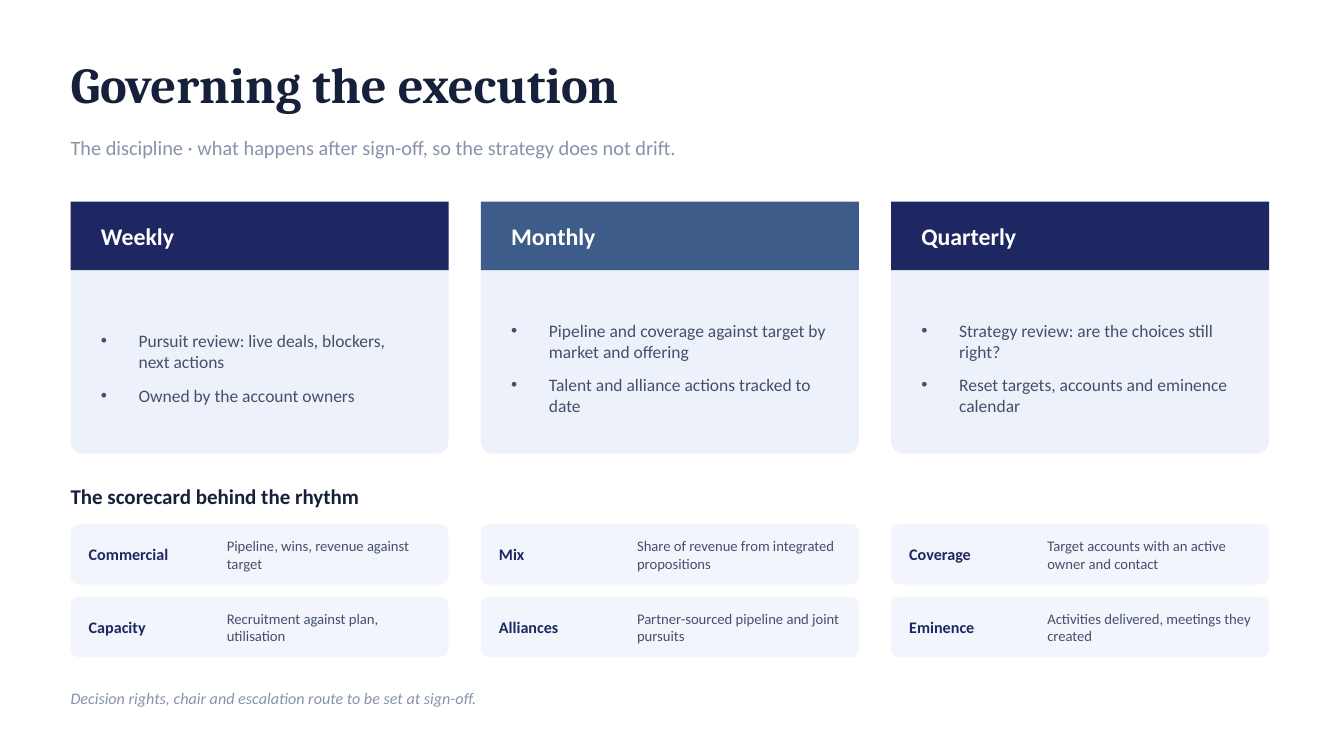
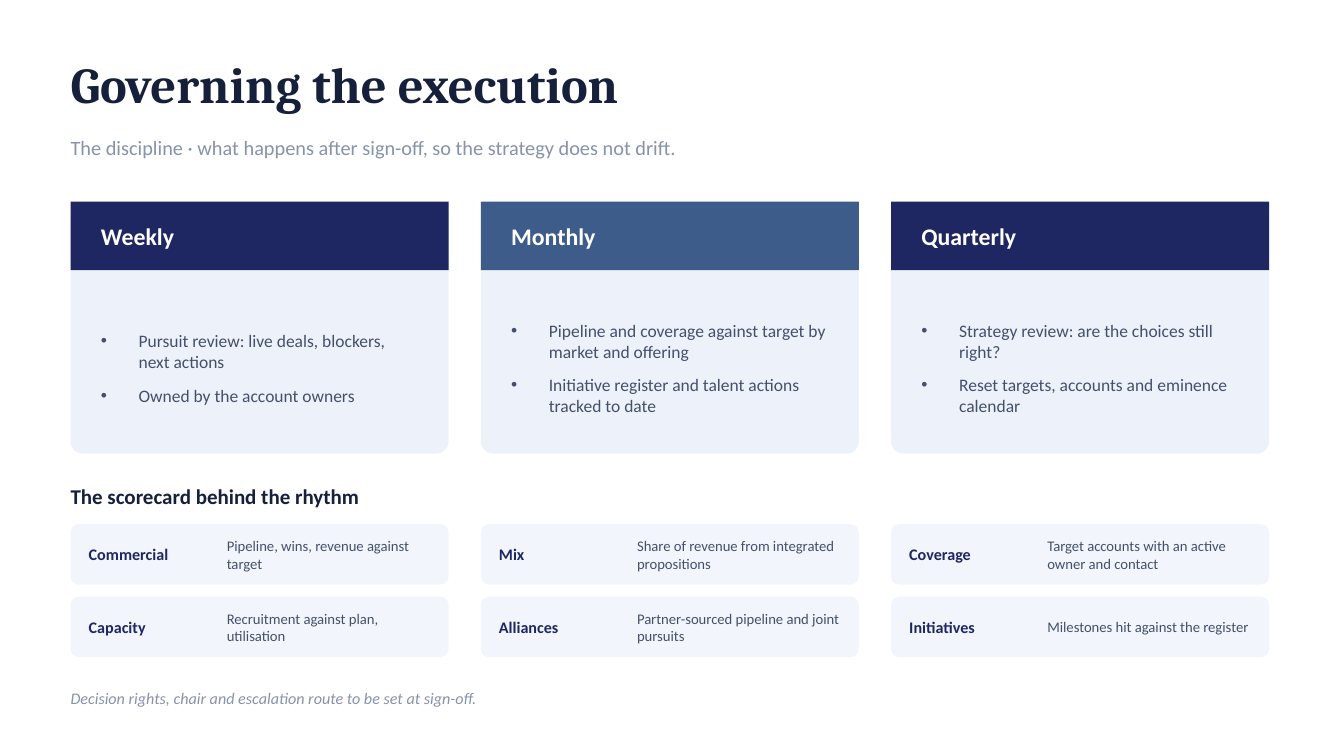
Before and after one commit to dhajjar-cyber/bae, a slide deck: slide 28 of FSI strategy/EAI&D-FSI-Strategy-Development-Plan.pptx (slide 27 before the commit). Drawn at 1344x756 pixels with LibreOffice and Linux fonts; fonts in the diff are those of the drawing. Boxes give left, top, right and bottom in pixels: in the first picture for what was removed or moved away, otherwise in the second. Text is boxed around its words. In the diff, an @@ line names an element or a change of style, - is before the commit and + after.

```diff
--- a/FSI strategy/EAI&D-FSI-Strategy-Development-Plan.pptx
+++ b/FSI strategy/EAI&D-FSI-Strategy-Development-Plan.pptx
@@ text at (549, 379, 799, 412): text changed @@
-• Talent and alliance actions tracked to date
+• Initiative register and talent actions tracked to date
@@ text at (909, 621, 975, 633): text changed @@
-Eminence
+Initiatives
@@ text at (1047, 622, 1248, 635): text changed @@
-Activities delivered, meetings they created
+Milestones hit against the register
```
Also in this commit, not shown: 3 other slides changed, 2 slides added, 2 other files.
